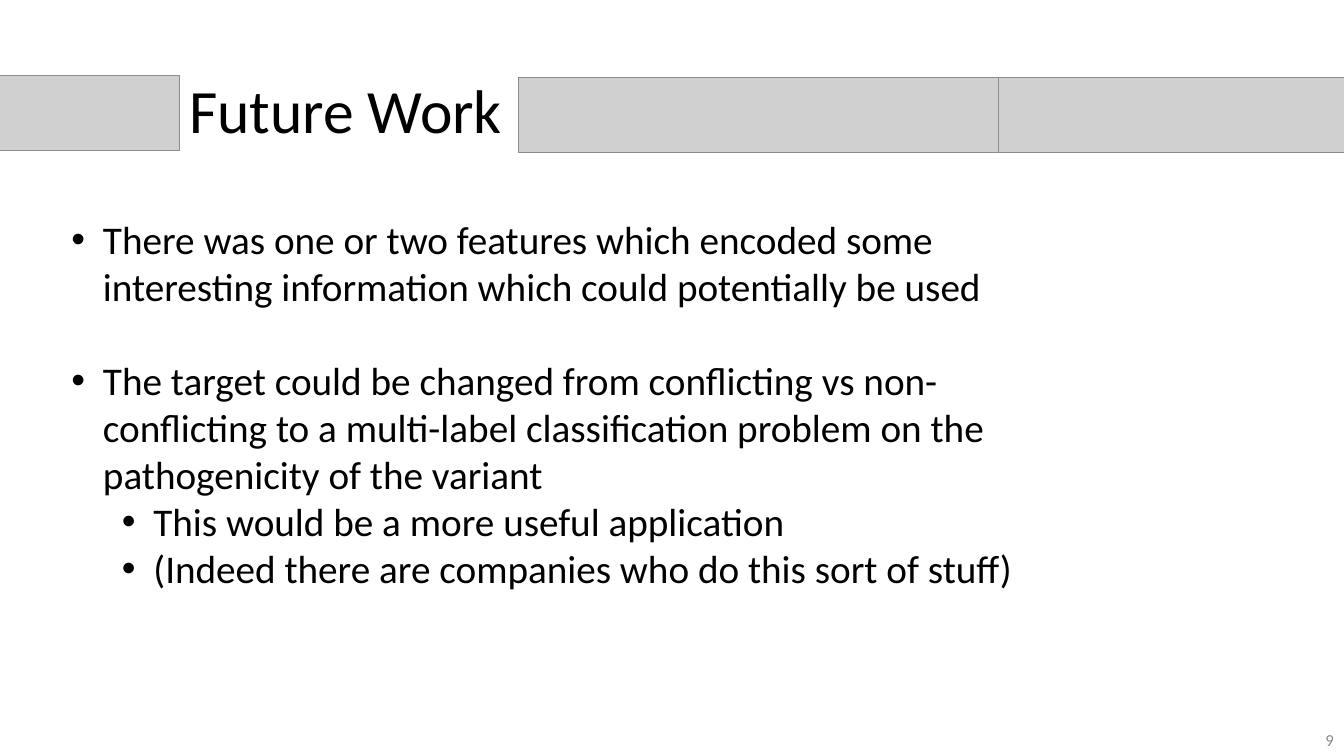
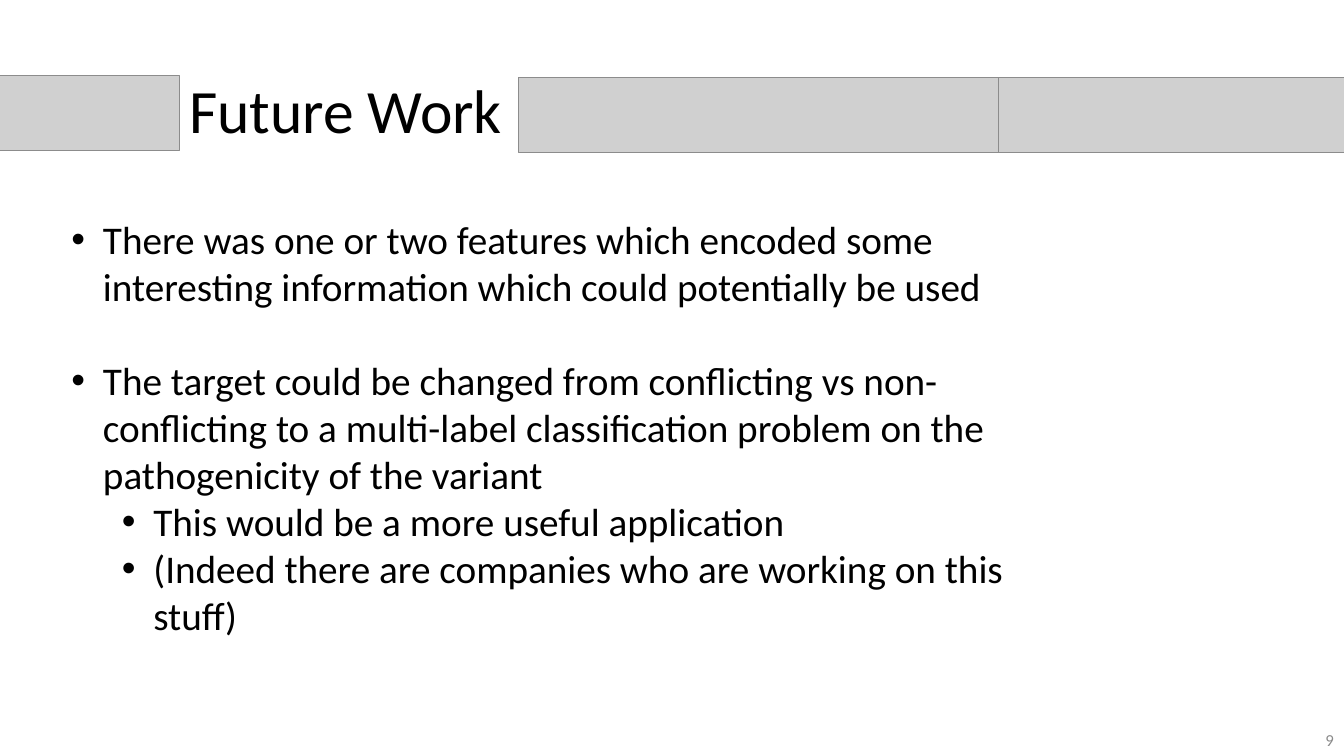
Before and after one commit to nkinnaird/GeneticVariantClassification, a slide deck: slide 9 of Presentation/GeneticVariantClassificationPres.pptx. Drawn at 1344x756 pixels with LibreOffice and Linux fonts; fonts in the diff are those of the drawing; grey boxes stand for pictures. Boxes give left, top, right and bottom in pixels: in the first picture for what was removed or moved away, otherwise in the second. Text is boxed around its words. In the diff, an @@ line names an element or a change of style, - is before the commit and + after.

```diff
--- a/Presentation/GeneticVariantClassificationPres.pptx
+++ b/Presentation/GeneticVariantClassificationPres.pptx
@@ text at (x1=153, y1=554, x2=1003, y2=636): text changed @@
-  • (Indeed there are companies who do this sort of stuff)
+  • (Indeed there are companies who are working on this stuff)
```
Also in this commit, not shown: 9 other slides changed, 4 slides added, 4 slides removed, 1 other file.
